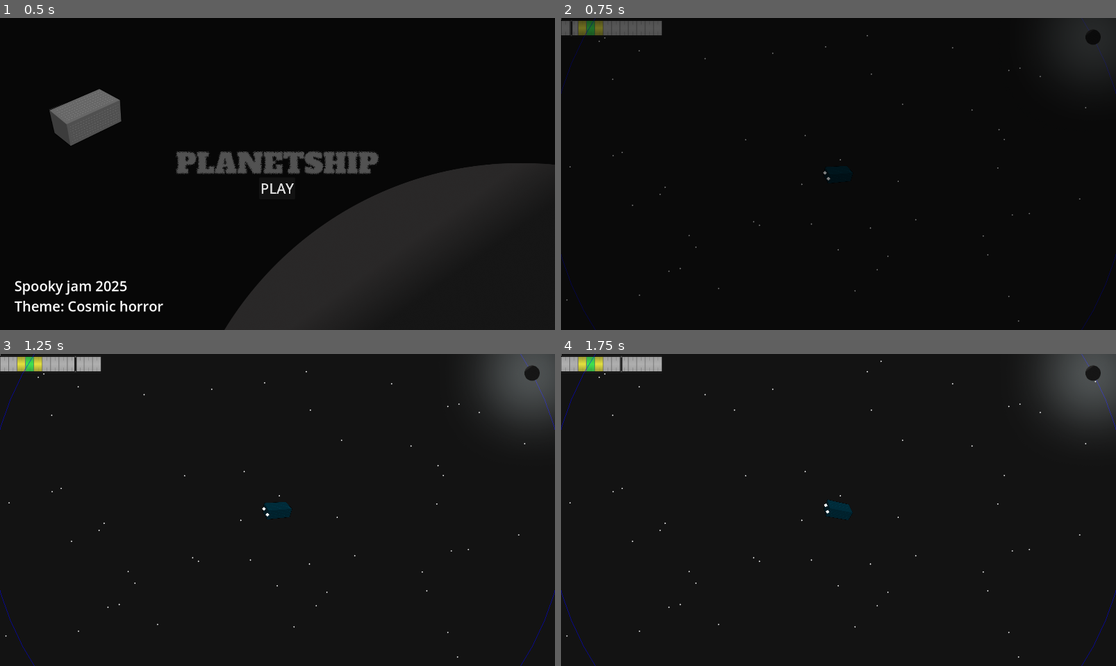
Above: before the commit, frames 1-4 (two rows, left to right).
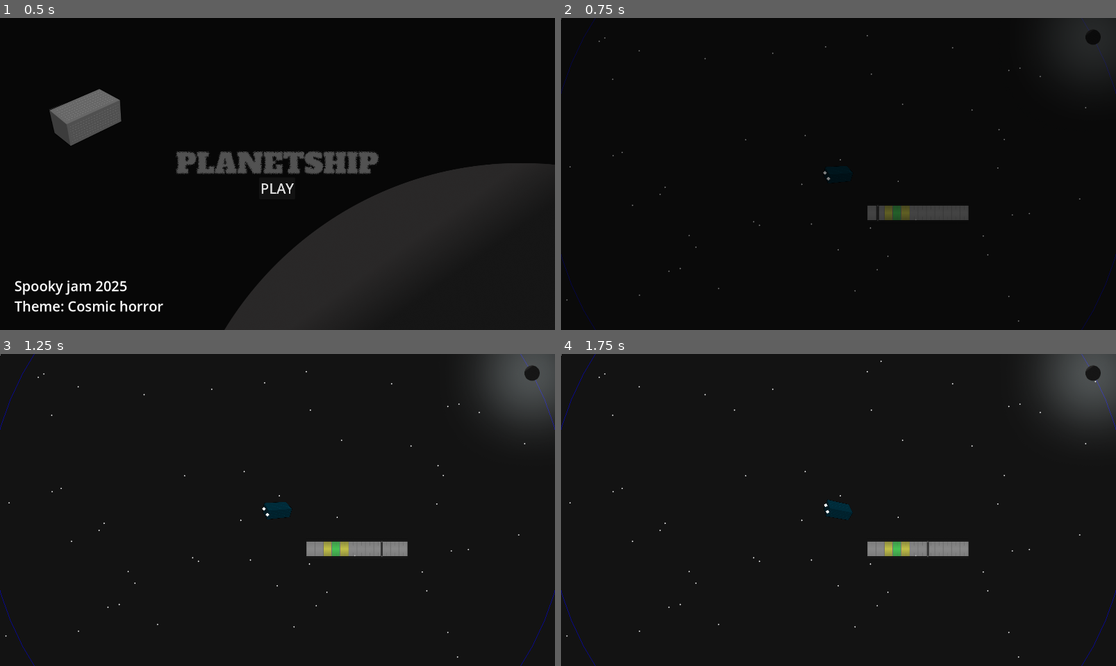
Above: after the commit, the same moments.

Repository: RagnarRally/Spooky_GAMEJAM_2025
Game: Godot game, scene res://scenes/main_menu.tscn
The game is run twice, just before and just after one commit, with the same random seed, the same clock (stepped at 60 frames per second) and the same inputs. Sound files missing from this copy of the repository are replaced by a short silence.
Inputs:
- Up to frame 1 (0.5 s): no input
- Up to frame 2 (0.75 s): click "PLAY" at 0.5 s
- Up to frame 3 (1.25 s): no input
- Up to frame 4 (1.75 s): hold Right (rotate_right) from 1.28 s (still down); hold Space (selector_stop) from 1.28 s (still down)

Frame 1 is identical in both runs. In frame 2, 1.7% of the frame differs, in the area x 0-74%, y 0-66%; in frame 3, 1.7%; in frame 4, 1.7%.

Commit message:
minigame follows

Diff:
--- a/David/move.gd
+++ b/David/move.gd
@@ -41,6 +41,8 @@
 		timeOut = removeTimeOut
 		remove_stuff()
 
+	# minigame follow
+
 func _input(event):
 	if event.is_action_pressed("thrust") and bursts:
 		apply_impulse(-transform.y * engine_power, Vector2.ZERO)
--- a/entities/player_spaceship/player_spaceship.gd
+++ b/entities/player_spaceship/player_spaceship.gd
@@ -2,8 +2,11 @@
 
 @export var engine_power = 800
 @export var spin_power = 10000
+@export var minigame_offset = Vector2(100,100)
 #@export var scene : PackedScene
-@export var MiniGame : FuelMiniGame
+#@export var MiniGame : FuelMiniGame
+
+@onready var MiniGame = $minigame
 
 const distance = 1000
 
@@ -34,7 +37,9 @@
 	rotation_dir = Input.get_axis("rotate_left", "rotate_right")
 	constant_torque = rotation_dir * spin_power
 
-#func _process(delta: float) -> void:
+func _process(delta: float) -> void:
+	# minigame follow
+	MiniGame.position = position + minigame_offset
 	#timeOut -= delta
 	#if (timeOut < 0.0):
 		#timeOut = removeTimeOut
--- a/entities/player_spaceship/player_spaceship.tscn
+++ b/entities/player_spaceship/player_spaceship.tscn
@@ -1,7 +1,8 @@
-[gd_scene load_steps=5 format=3 uid="uid://dkvu8ncimgpxm"]
+[gd_scene load_steps=6 format=3 uid="uid://dkvu8ncimgpxm"]
 
 [ext_resource type="Script" uid="uid://bsbmc15pt5t75" path="res://entities/player_spaceship/player_spaceship.gd" id="1_uu7e4"]
 [ext_resource type="Texture2D" uid="uid://bgbddn6i56oto" path="res://assets/art/Start Game/Planetship.png" id="2_dj30g"]
+[ext_resource type="PackedScene" uid="uid://4i8pjywpcq7b" path="res://minigame.tscn" id="4_dj30g"]
 [ext_resource type="Texture2D" uid="uid://2i3ttl53w1kx" path="res://assets/art/Start Game/Star_Big.png" id="4_orn4k"]
 
 [sub_resource type="CircleShape2D" id="CircleShape2D_erg1n"]
@@ -9,6 +10,7 @@
 
 [node name="PlayerSpaceship" type="RigidBody2D"]
 script = ExtResource("1_uu7e4")
+engine_power = 1000
 
 [node name="Sprite2D" type="Sprite2D" parent="."]
 modulate = Color(1.0588765e-06, 0.41488987, 0.5531835, 1)
@@ -26,3 +28,11 @@
 [node name="StarBig2" type="Sprite2D" parent="."]
 position = Vector2(-35, 16)
 texture = ExtResource("4_orn4k")
+
+[node name="minigame" parent="." instance=ExtResource("4_dj30g")]
+modulate = Color(1, 1, 1, 0.7490196)
+top_level = true
+offset_left = 96.0
+offset_top = 49.0
+offset_right = 96.0
+offset_bottom = 49.0
--- a/scenes/game.tscn
+++ b/scenes/game.tscn
@@ -1,11 +1,10 @@
-[gd_scene load_steps=8 format=3 uid="uid://c1gpmg3iulicg"]
+[gd_scene load_steps=7 format=3 uid="uid://cmnab40shiu6b"]
 
-[ext_resource type="Script" uid="uid://dgwa6pxgwf8w5" path="res://scenes/game.gd" id="1_iywne"]
+[ext_resource type="Script" path="res://scenes/game.gd" id="1_iywne"]
 [ext_resource type="PackedScene" uid="uid://dkvu8ncimgpxm" path="res://entities/player_spaceship/player_spaceship.tscn" id="1_uwrxv"]
 [ext_resource type="Texture2D" uid="uid://cbmtggq0spdp4" path="res://assets/art/Star_small.png" id="2_lbhrr"]
 [ext_resource type="PackedScene" uid="uid://6wo182se5ki" path="res://systems/planet_spawner/planet_spawner_controller.tscn" id="2_lnu2h"]
 [ext_resource type="PackedScene" uid="uid://ckrpxipsrp27m" path="res://entities/planet/planet.tscn" id="3_lbhrr"]
-[ext_resource type="PackedScene" uid="uid://4i8pjywpcq7b" path="res://minigame.tscn" id="6_p57ef"]
 
 [sub_resource type="ParticleProcessMaterial" id="ParticleProcessMaterial_iywne"]
 particle_flag_disable_z = true
@@ -21,7 +20,7 @@
 position = Vector2(548, 329)
 engine_power = 80
 spin_power = 1000
-MiniGame = NodePath("../CanvasLayer/minigame")
+MiniGame = NodePath("")
 
 [node name="Camera2D" type="Camera2D" parent="PlayerSpaceship"]
 
@@ -48,5 +47,3 @@
 grow_vertical = 2
 color = Color(0.07683582, 0.07683582, 0.07683582, 1)
 metadata/_edit_use_anchors_ = true
-
-[node name="minigame" parent="CanvasLayer" instance=ExtResource("6_p57ef")]
